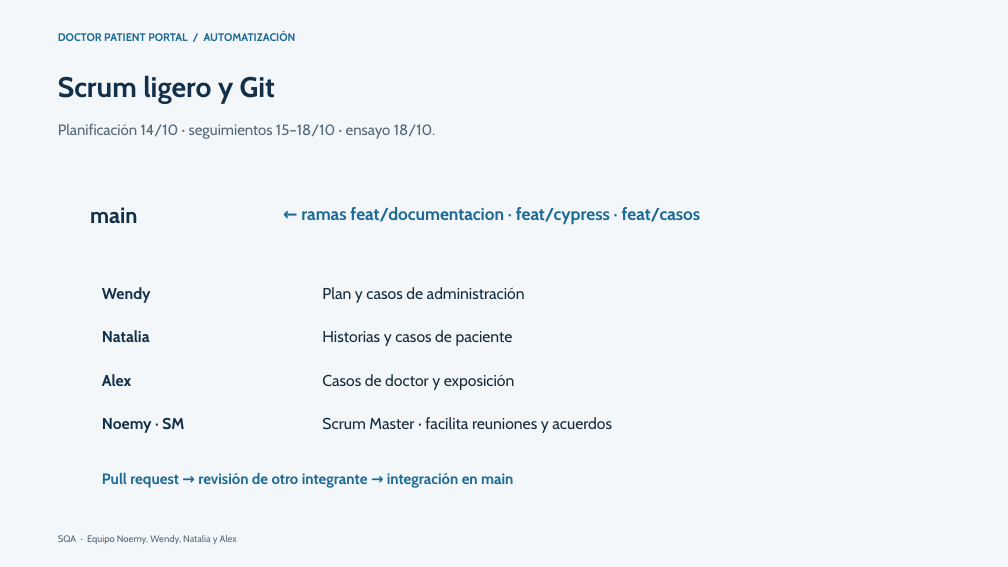
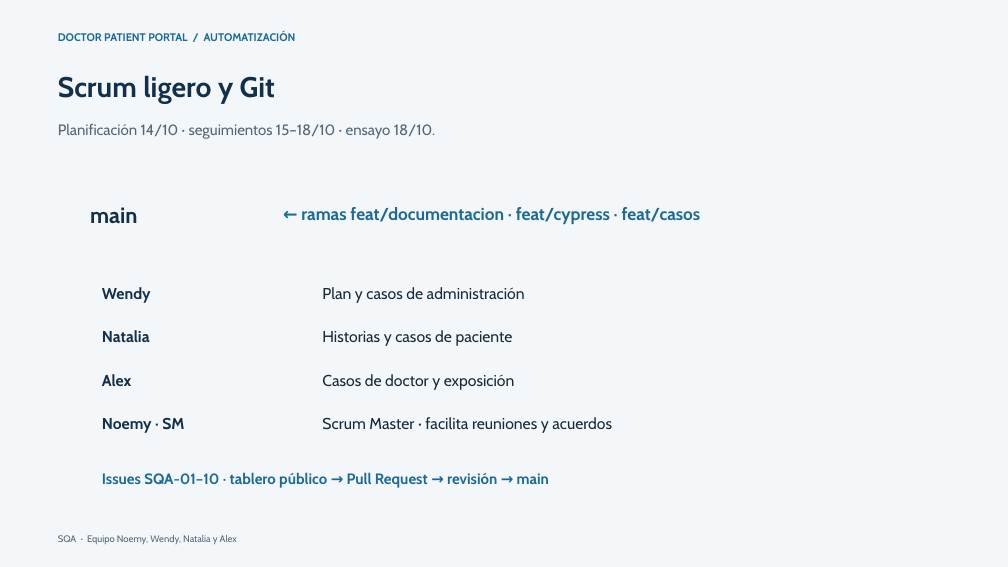
Before and after one commit to Lurey14/doctor-patient-portal-sqa-cypress, a slide deck: slide 5 of entregables/04-Exposicion-Organizacion-Git.pptx. Drawn at 1008x567 pixels with LibreOffice and Linux fonts; fonts in the diff are those of the drawing. Boxes give left, top, right and bottom in pixels: in the first picture for what was removed or moved away, otherwise in the second. Text is boxed around its words. In the diff, an @@ line names an element or a change of style, - is before the commit and + after.

Commit message:
docs: enlazar tablero Scrum y refinar entregables

```diff
--- a/entregables/04-Exposicion-Organizacion-Git.pptx
+++ b/entregables/04-Exposicion-Organizacion-Git.pptx
@@ text at (102, 472, 549, 488): text changed @@
-Pull request → revisión de otro integrante → integración en main
+Issues SQA-01–10 · tablero público → Pull Request → revisión → main
```
Also in this commit, not shown: 5 other files.
